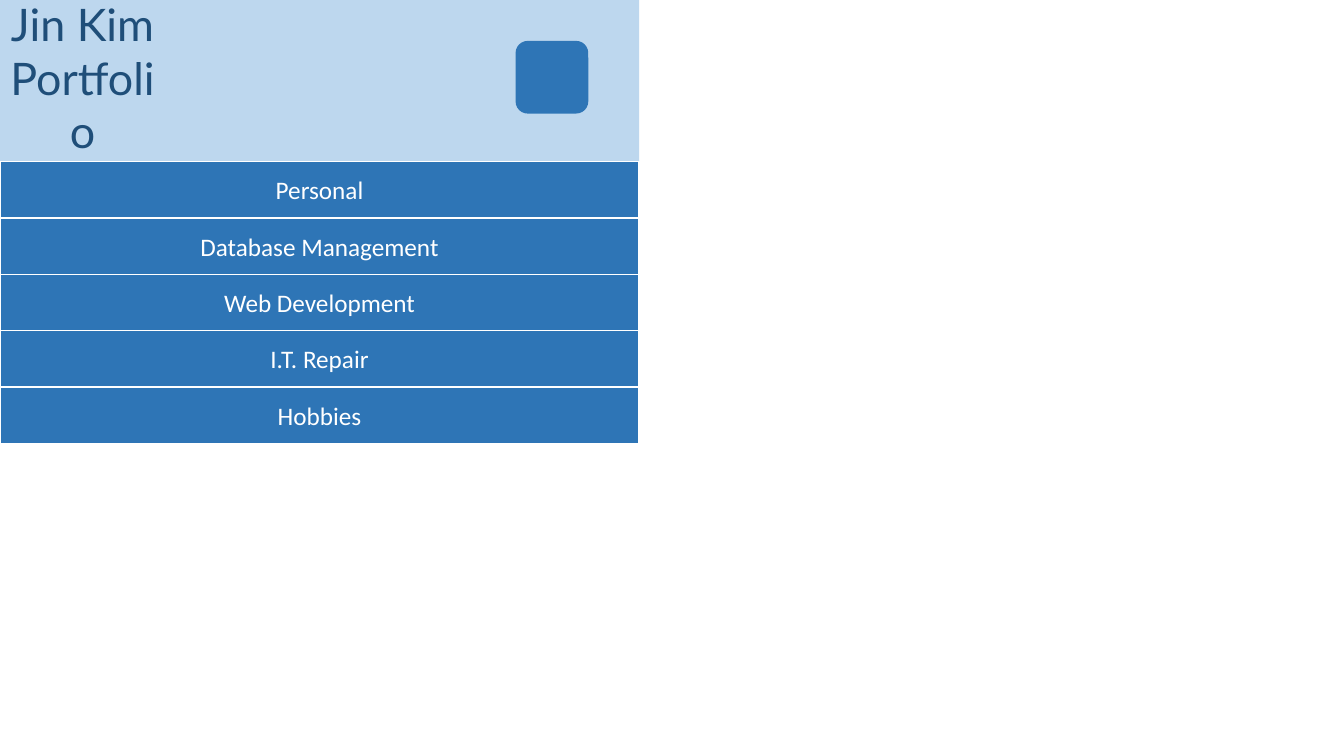
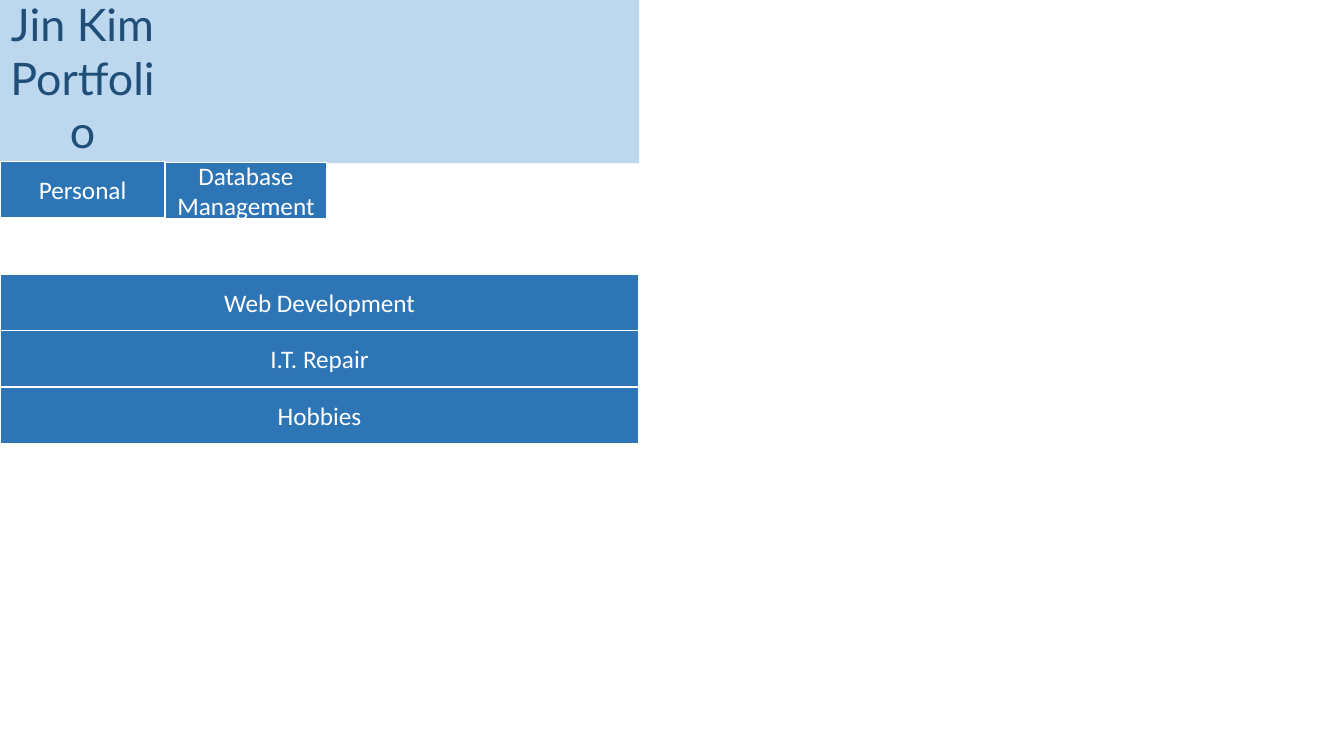
Before and after one commit to redgam8/redgam8.github.io, a slide deck: slide 3 of structure.pptx. Drawn at 1344x756 pixels with LibreOffice and Linux fonts; fonts in the diff are those of the drawing. Boxes give left, top, right and bottom in pixels: in the first picture for what was removed or moved away, otherwise in the second. Text is boxed around its words. In the diff, an @@ line names an element or a change of style, - is before the commit and + after.

```diff
--- a/structure.pptx
+++ b/structure.pptx
@@ rounded rectangle removed at (516,41,589,114) @@
@@ rectangle "Personal": place and size @@
-rectangle "Personal" at (0,161,639,218)
+rectangle "Personal" at (0,161,165,218)
@@ rectangle "Database Management": place and size @@
-rectangle "Database Management" at (0,218,639,274)
+rectangle "Database Management" at (165,162,327,219)
```
Also in this commit, not shown: 1 other file.
